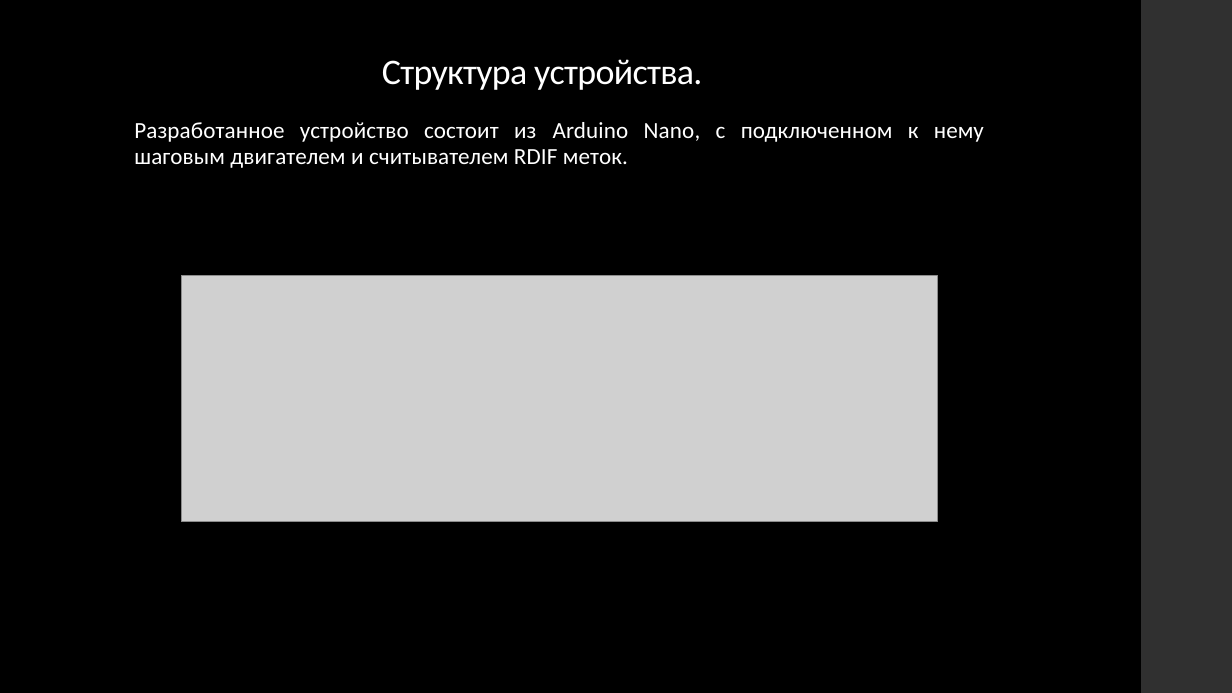
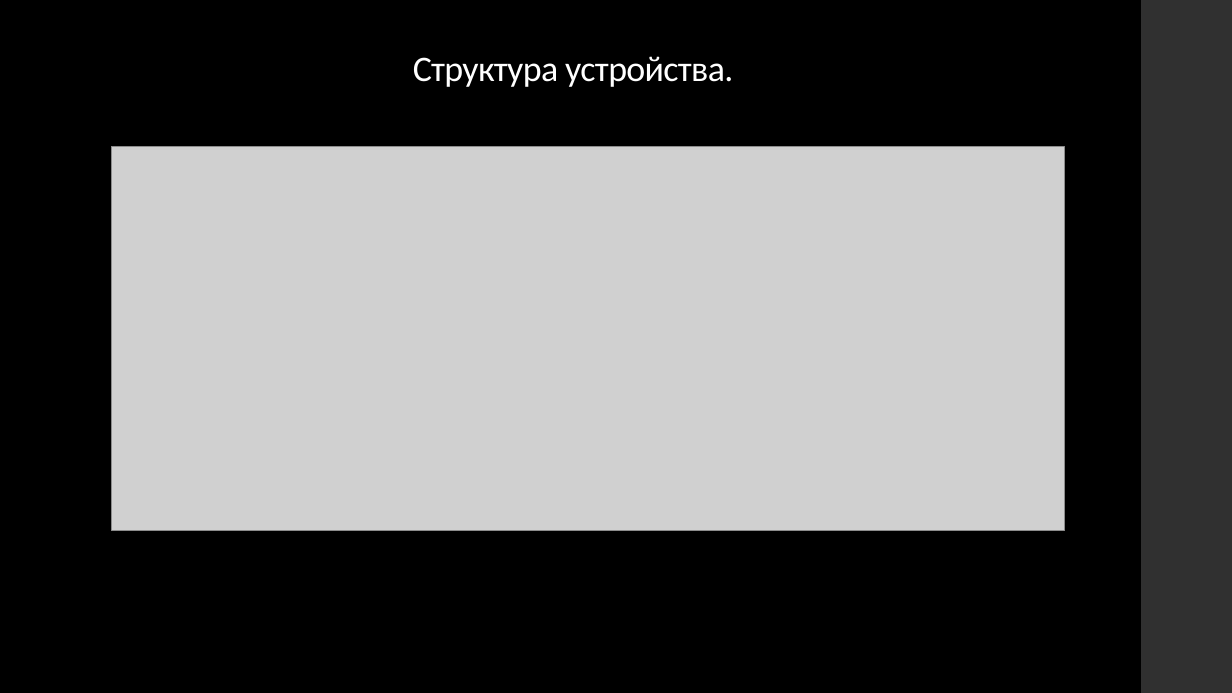
Before and after one commit to kmspofizre/school_project, a slide deck: slide 6 of Презентация ИСД.pptx. Drawn at 1232x693 pixels with LibreOffice and Linux fonts; fonts in the diff are those of the drawing; grey boxes stand for pictures. Boxes give left, top, right and bottom in pixels: in the first picture for what was removed or moved away, otherwise in the second. Text is boxed around its words. In the diff, an @@ line names an element or a change of style, - is before the commit and + after.

```diff
--- a/Презентация ИСД.pptx
+++ b/Презентация ИСД.pptx
@@ title "Структура устройства.": place and size @@
-title "Структура устройства." at [382,59,702,90]
+title "Структура устройства." at [413,56,733,87]
@@ picture: place and size @@
-picture at [181,275,937,522]
+picture at [112,147,1065,531]
@@ text removed at [134,122,984,168] @@
-Разработанное устройство состоит из Arduino Nano, с подключенном к нему шаговым двигателем и считывателем RDIF меток.
```
Also in this commit, not shown: 1 other slide changed, 2 other files.
